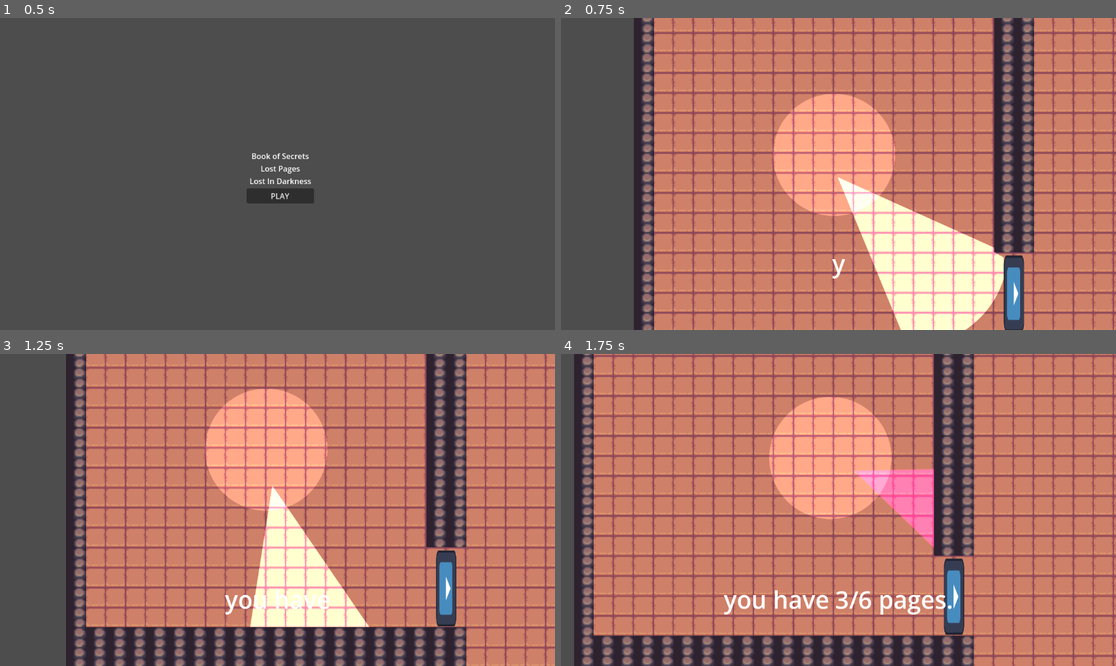
Above: before the commit, frames 1-4 (two rows, left to right).
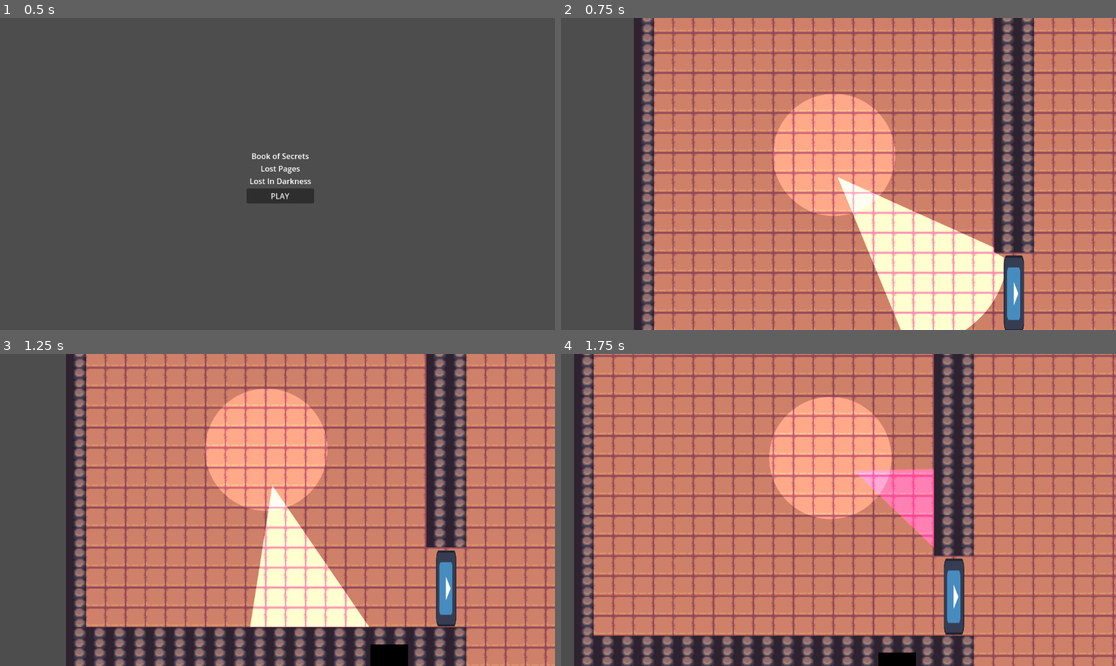
Above: after the commit, the same moments.

Repository: Zack-Calderwood/GAME-OFF-2024
Game: Godot game, scene res://Scenes/mainMenu.tscn
Same seed, same stepped clock (60 frames per second), same inputs: the game is played once before the commit and once after it. The engine's default icon, where the game draws it, is replaced by a stand-in: a white triangle on a blue panel in a dark square.
Inputs (mouse positions are in pixels of both pictures, inside the frame that each line leads up to):
- Up to frame 1 (0.5 s): no input
- Up to frame 2 (0.75 s): click "PLAY" at 0.5 s
- Up to frame 3 (1.25 s): no input
- Up to frame 4 (1.75 s): move the mouse to (960, 494) at 1.27 s; hold D (ui_right) from 1.28 s (still down); tap F (F) at 1.35 s

Frame 1 is identical in both runs. In frame 2, less than 0.1% of the frame differs, in the area x 48-52%, y 77-84%; in frame 3, 0.9%; in frame 4, 1.2%, in the area x 29-71%, y 75-100%.

Commit message:
fixed layers

Diff:
--- a/game-off-2024/Scenes/enemy.tscn
+++ b/game-off-2024/Scenes/enemy.tscn
@@ -12,7 +12,7 @@
 
 [node name="Enemy" type="CharacterBody2D"]
 scale = Vector2(5, 5)
-collision_layer = 2
+collision_layer = 4
 collision_mask = 3
 motion_mode = 1
 wall_min_slide_angle = 0.0
--- a/game-off-2024/Scenes/game.tscn
+++ b/game-off-2024/Scenes/game.tscn
@@ -498,6 +498,7 @@
 game_manager_path = NodePath("../GameManager")
 
 [node name="CanvasModulate" type="CanvasModulate" parent="."]
+light_mask = 2
 position = Vector2(0, 1)
 
 [node name="Player" parent="." instance=ExtResource("1_ftx2x")]
--- a/game-off-2024/Scenes/note.tscn
+++ b/game-off-2024/Scenes/note.tscn
@@ -7,6 +7,7 @@
 size = Vector2(40, 32)
 
 [node name="Note" type="Node2D"]
+light_mask = 9
 visibility_layer = 3
 
 [node name="Sprite2D" type="Sprite2D" parent="."]
@@ -15,7 +16,8 @@
 script = ExtResource("2_0f0qx")
 
 [node name="Area2D" type="Area2D" parent="."]
-collision_mask = 3
+collision_layer = 8
+collision_mask = 2
 
 [node name="CollisionShape2D" type="CollisionShape2D" parent="Area2D"]
 light_mask = 3
--- a/game-off-2024/Scenes/player.tscn
+++ b/game-off-2024/Scenes/player.tscn
@@ -10,6 +10,8 @@
 radius = 8.0
 
 [node name="Player" type="CharacterBody2D"]
+collision_layer = 2
+collision_mask = 13
 script = ExtResource("1_p2k4j")
 
 [node name="Sprite2D" type="Sprite2D" parent="."]
--- a/game-off-2024/project.godot
+++ b/game-off-2024/project.godot
@@ -61,6 +61,7 @@
 
 [layer_names]
 
+2d_render/layer_2="PLAYER"
 2d_physics/layer_1="WALLSNSTUFF"
 2d_physics/layer_2="PLAYER"
 2d_physics/layer_3="ENEMY"
